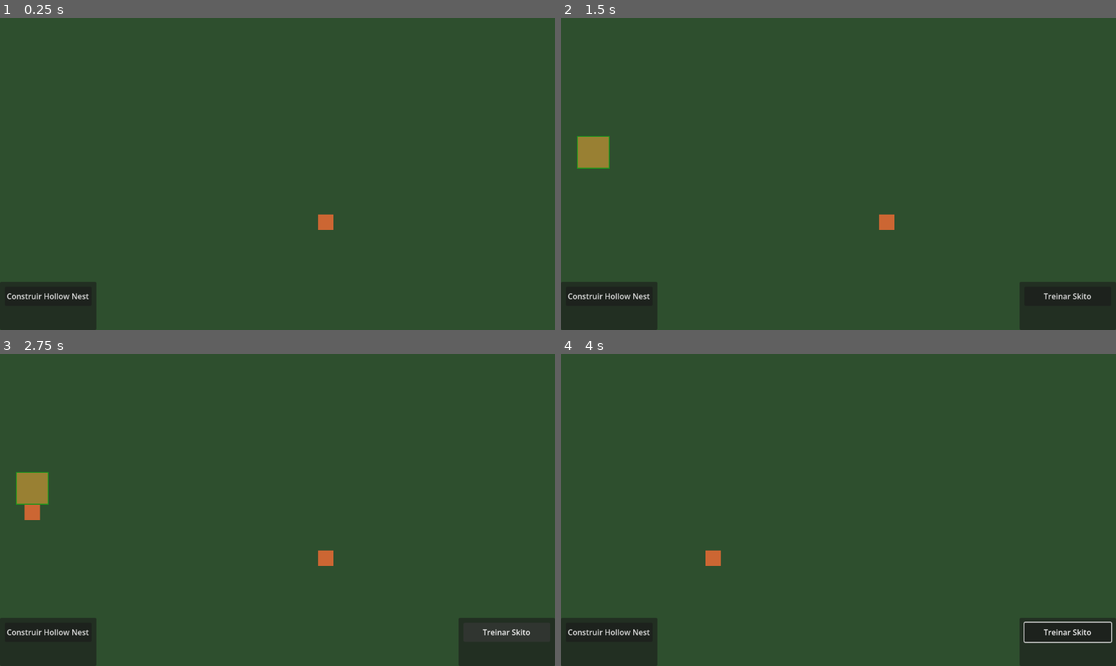
Above: before the commit, frames 1-4 (two rows, left to right).
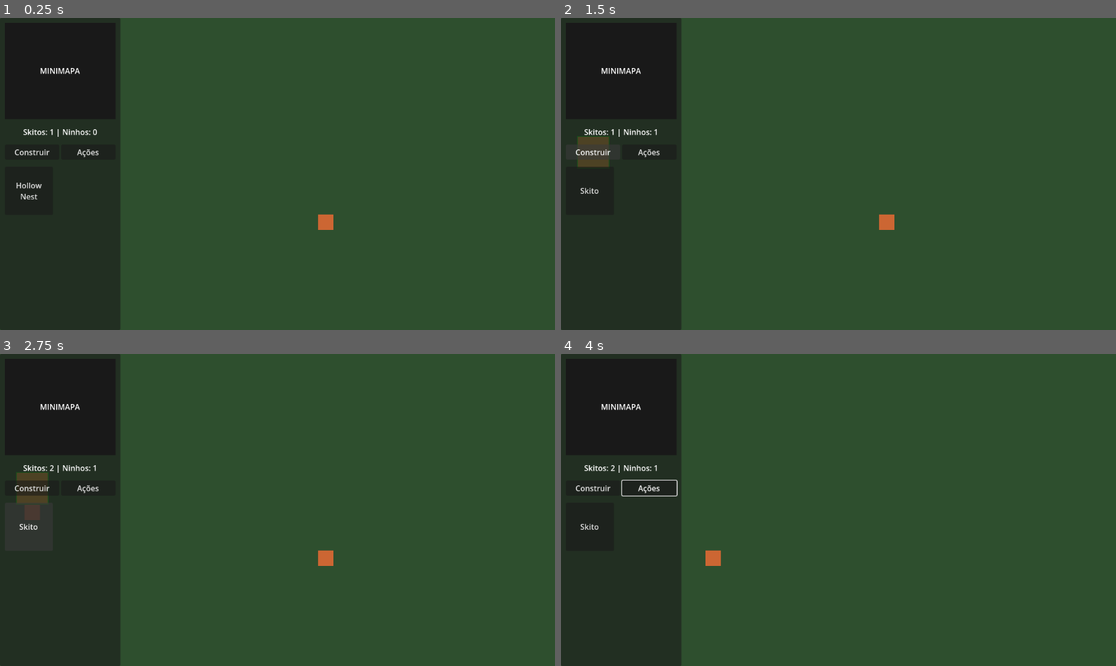
Above: after the commit, the same moments.

Repository: cleomarschmitzhaus/Elementio
Game: Godot game, scene res://scenes/main.tscn
Two runs of this game, one before a commit and one after it. Both use one fixed random seed, a clock stepped at 60 frames per second and the inputs below.
Inputs (mouse positions are in pixels of both pictures, inside the frame that each line leads up to):
- Up to frame 1 (0.25 s): no input
- Up to frame 2 (1.5 s): click "Construir Hollow Nest" (after the commit: "Hollow Nest") at 0.5 s; click (594, 152) at 1.25 s, where only the run after the commit has a clickable "Construir"
- Up to frame 3 (2.75 s): click "Treinar Skito" (after the commit: "Skito") at 2 s
- Up to frame 4 (4 s): click (649, 488) at 2.75 s, where only the run after the commit has a clickable "Ações"; tap Enter at 3.5 s; move the mouse to (960, 494) at 3.52 s; hold Right (ui_right) from 3.53 s (still down); click (960, 494) at 3.67 s

The runs differ from the first frame. In frame 1, 19% of the frame differs, in the area x 0-22%, y 0-100%; in frame 2, 22%, in the area x 0-100%, y 0-100%; in frame 3, 22%; in frame 4, 22%.

Commit message:
Nova UI lateral estilo Command & Conquer / Populous

Diff:
--- a/scenes/ui.tscn
+++ b/scenes/ui.tscn
@@ -14,42 +14,81 @@
 grow_vertical = 2
 mouse_filter = 2
 
-[node name="BuildPanel" type="Panel" parent="Control"]
+[node name="SidePanel" type="Panel" parent="Control"]
 layout_mode = 1
-anchors_preset = 2
-anchor_top = 1.0
+anchors_preset = 9
 anchor_bottom = 1.0
-offset_top = -100.0
-offset_right = 200.0
-grow_vertical = 0
+offset_right = 250.0
+grow_vertical = 2
 
-[node name="BuildNestBtn" type="Button" parent="Control/BuildPanel"]
-layout_mode = 0
+[node name="VBox" type="VBoxContainer" parent="Control/SidePanel"]
+layout_mode = 1
+anchors_preset = 15
+anchor_right = 1.0
+anchor_bottom = 1.0
 offset_left = 10.0
 offset_top = 10.0
-offset_right = 190.0
-offset_bottom = 50.0
-text = "Construir Hollow Nest"
+offset_right = -10.0
+offset_bottom = -10.0
+grow_horizontal = 2
+grow_vertical = 2
+theme_override_constants/separation = 15
 
-[node name="ActionPanel" type="Panel" parent="Control"]
+[node name="MinimapRect" type="ColorRect" parent="Control/SidePanel/VBox"]
+custom_minimum_size = Vector2(230, 200)
+layout_mode = 2
+color = Color(0.1, 0.1, 0.1, 1)
+
+[node name="MapLabel" type="Label" parent="Control/SidePanel/VBox/MinimapRect"]
 layout_mode = 1
-anchors_preset = 3
-anchor_left = 1.0
-anchor_top = 1.0
+anchors_preset = 15
 anchor_right = 1.0
 anchor_bottom = 1.0
-offset_left = -200.0
-offset_top = -100.0
-grow_horizontal = 0
-grow_vertical = 0
+grow_horizontal = 2
+grow_vertical = 2
+text = "MINIMAPA"
+horizontal_alignment = 1
+vertical_alignment = 1
 
-[node name="TrainSkitoBtn" type="Button" parent="Control/ActionPanel"]
-layout_mode = 0
-offset_left = 10.0
-offset_top = 10.0
-offset_right = 190.0
-offset_bottom = 50.0
-text = "Treinar Skito"
+[node name="StatsLabel" type="Label" parent="Control/SidePanel/VBox"]
+layout_mode = 2
+text = "Skitos: 0 | Ninhos: 0"
+horizontal_alignment = 1
 
-[connection signal="pressed" from="Control/BuildPanel/BuildNestBtn" to="." method="_on_build_nest_pressed"]
-[connection signal="pressed" from="Control/ActionPanel/TrainSkitoBtn" to="." method="_on_train_skito_pressed"]
+[node name="Tabs" type="HBoxContainer" parent="Control/SidePanel/VBox"]
+layout_mode = 2
+
+[node name="TabBuild" type="Button" parent="Control/SidePanel/VBox/Tabs"]
+layout_mode = 2
+size_flags_horizontal = 3
+text = "Construir"
+
+[node name="TabAction" type="Button" parent="Control/SidePanel/VBox/Tabs"]
+layout_mode = 2
+size_flags_horizontal = 3
+text = "Ações"
+
+[node name="BuildGrid" type="GridContainer" parent="Control/SidePanel/VBox"]
+layout_mode = 2
+columns = 2
+
+[node name="BuildNestBtn" type="Button" parent="Control/SidePanel/VBox/BuildGrid"]
+custom_minimum_size = Vector2(100, 100)
+layout_mode = 2
+text = "Hollow
+Nest"
+
+[node name="ActionGrid" type="GridContainer" parent="Control/SidePanel/VBox"]
+visible = false
+layout_mode = 2
+columns = 2
+
+[node name="TrainSkitoBtn" type="Button" parent="Control/SidePanel/VBox/ActionGrid"]
+custom_minimum_size = Vector2(100, 100)
+layout_mode = 2
+text = "Skito"
+
+[connection signal="pressed" from="Control/SidePanel/VBox/Tabs/TabBuild" to="." method="_on_tab_build_pressed"]
+[connection signal="pressed" from="Control/SidePanel/VBox/Tabs/TabAction" to="." method="_on_tab_action_pressed"]
+[connection signal="pressed" from="Control/SidePanel/VBox/BuildGrid/BuildNestBtn" to="." method="_on_build_nest_pressed"]
+[connection signal="pressed" from="Control/SidePanel/VBox/ActionGrid/TrainSkitoBtn" to="." method="_on_train_skito_pressed"]
--- a/scripts/ui.gd
+++ b/scripts/ui.gd
@@ -1,7 +1,8 @@
 extends CanvasLayer
 
-@onready var action_panel = $Control/ActionPanel
-@onready var build_panel = $Control/BuildPanel
+@onready var build_grid = $Control/SidePanel/VBox/BuildGrid
+@onready var action_grid = $Control/SidePanel/VBox/ActionGrid
+@onready var stats_label = $Control/SidePanel/VBox/StatsLabel
 
 var selected_building = null
 var is_building_mode = false
@@ -10,30 +11,53 @@
 
 func _ready() -> void:
 	add_to_group("ui")
-	action_panel.visible = false
+	_on_tab_build_pressed()
+
+func _process(_delta: float) -> void:
+	# Atualiza o contador de unidades
+	var skitos = get_tree().get_nodes_in_group("units").size()
+	var ninhos = get_tree().get_nodes_in_group("buildings").size()
+	stats_label.text = "Skitos: %d | Ninhos: %d" % [skitos, ninhos]
 
 func show_building_menu(building: Node) -> void:
 	selected_building = building
-	action_panel.visible = true
+	_on_tab_action_pressed()
 
 func hide_building_menu() -> void:
 	selected_building = null
-	action_panel.visible = false
+	_on_tab_build_pressed()
+
+func _on_tab_build_pressed() -> void:
+	build_grid.visible = true
+	action_grid.visible = false
+
+func _on_tab_action_pressed() -> void:
+	build_grid.visible = false
+	action_grid.visible = true
 
 func _on_train_skito_pressed() -> void:
 	if selected_building and selected_building.has_method("spawn_skito"):
 		selected_building.spawn_skito()
+	else:
+		# Se não tiver prédio selecionado mas tentar treinar, ignora ou treina no primeiro
+		pass
 
 func _on_build_nest_pressed() -> void:
+	if is_building_mode: return
+
 	is_building_mode = true
 	building_ghost = building_scene.instantiate()
 	building_ghost.get_node("CollisionShape2D").disabled = true
-	building_ghost.modulate = Color(1, 1, 1, 0.5) # Deixa transparente
-	get_parent().add_child(building_ghost)
+	building_ghost.modulate = Color(1, 1, 1, 0.5)
+
+	# Usando group main para instanciar no mundo e não na UI
+	var main_scene = get_tree().get_first_node_in_group("main")
+	if not main_scene:
+		main_scene = get_parent()
+	main_scene.add_child(building_ghost)
 
 func _input(event: InputEvent) -> void:
 	if is_building_mode and building_ghost:
-		# Pega a posição do mouse no mundo 2D
 		building_ghost.global_position = building_ghost.get_global_mouse_position()
 
 		if event is InputEventMouseButton and event.is_pressed() and event.button_index == MOUSE_BUTTON_LEFT:
Not shown, added: scripts/buildings/artropes/hollow_nest.gd.uid
Not shown, added: scripts/selection_manager.gd.uid
Not shown, added: scripts/ui.gd.uid
